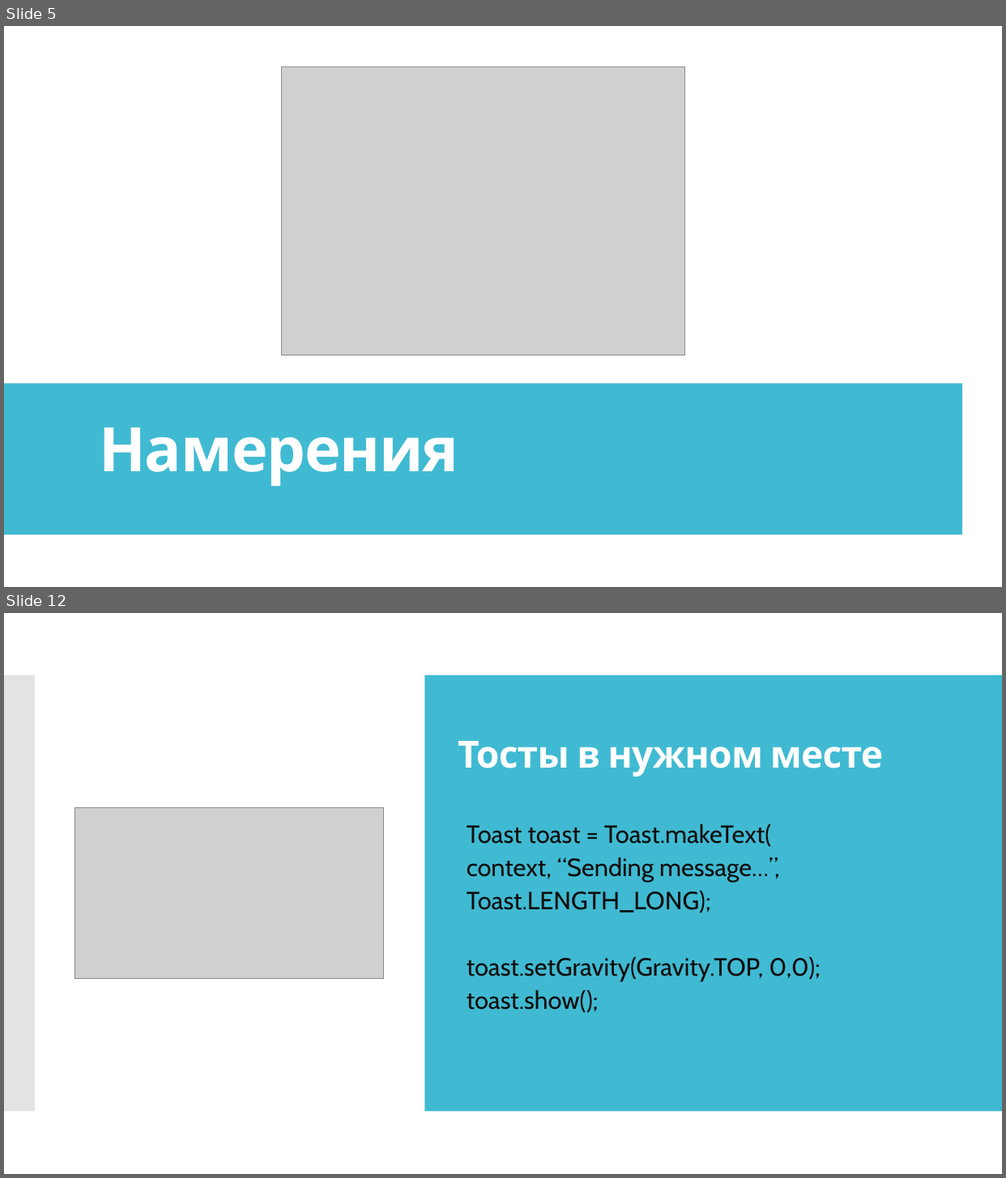
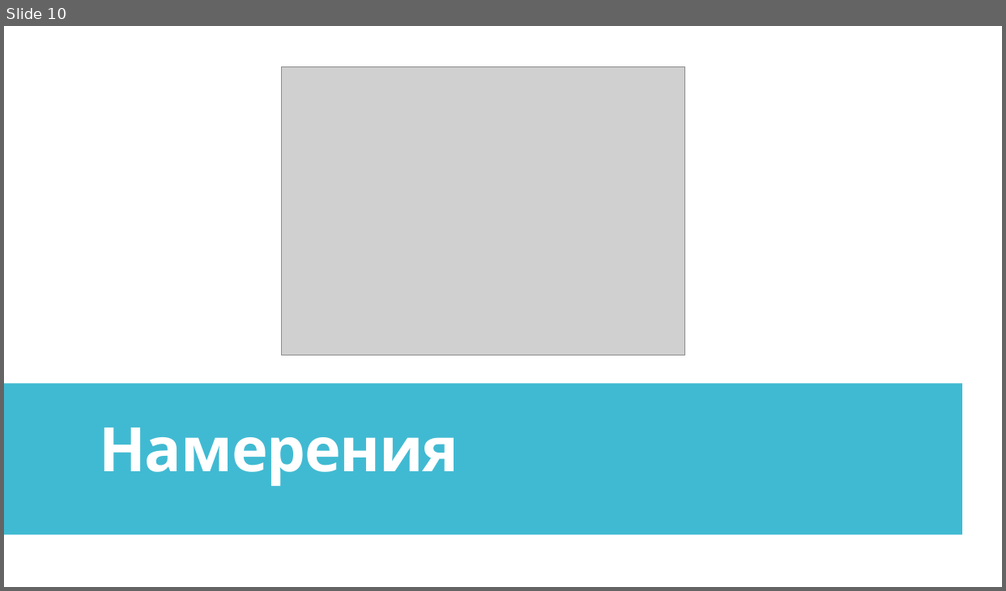
Before and after one commit to IriEfremova/LessonsCube, a slide deck: Android/Lesson15/ContextIntent.pptx. Shown one above the other, each under a label of ours: slides 5 and 12 before the commit, slide 10 after it; the slides between them are not shown. The pictures are 1006x1178 and 1006x591 pixels, drawn with LibreOffice and Linux fonts; fonts in the diff are those of the drawing; grey boxes stand for pictures. Boxes give left, top, right and bottom in pixels: in the first picture for what was removed or moved away, otherwise in the second. Text is boxed around its words. In the diff, an @@ line names an element or a change of style, - is before the commit and + after.

```diff
--- a/Android/Lesson15/ContextIntent.pptx
+++ b/Android/Lesson15/ContextIntent.pptx
@@ slide 12 removed at (4,613,1002,1174), background #FFFFFF; not listed: 2 template elements that a slide beside it also shows @@
@@ rectangle removed at (4,613,1002,1174) @@
@@ rectangle removed at (4,675,35,1112) @@
@@ rectangle removed at (424,675,1002,1112) @@
@@ title removed at (458,741,883,777) @@
-Тосты в нужном месте
@@ picture removed at (74,807,384,978) @@
@@ text removed at (467,824,820,1012) @@
-• Toast toast = Toast.makeText(
-• context, “Sending message…”,
-• Toast.LENGTH_LONG);
-• toast.setGravity(Gravity.TOP, 0,0);
-• toast.show();
@@ what was slide 5 is now slide 10 @@
```
Also in this commit, not shown: 6 slides changed, 10 slides added, 4 other slides removed.
